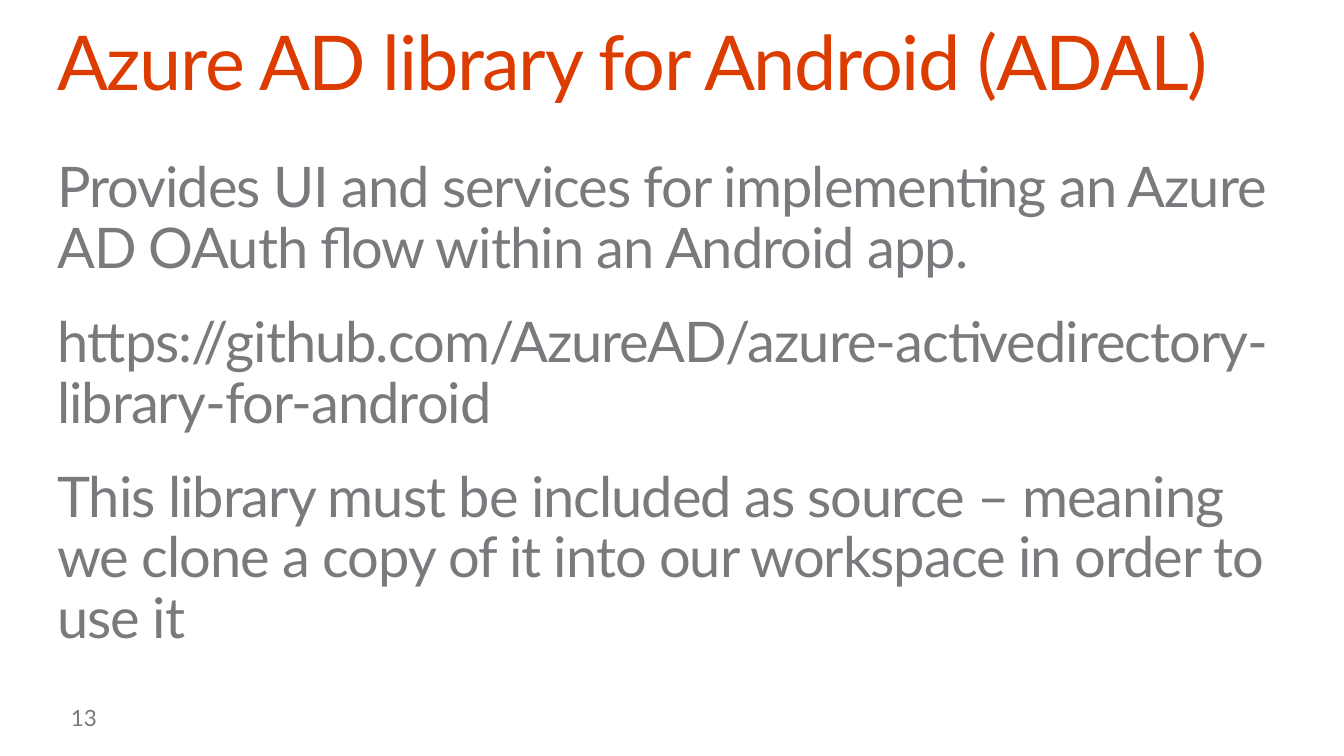
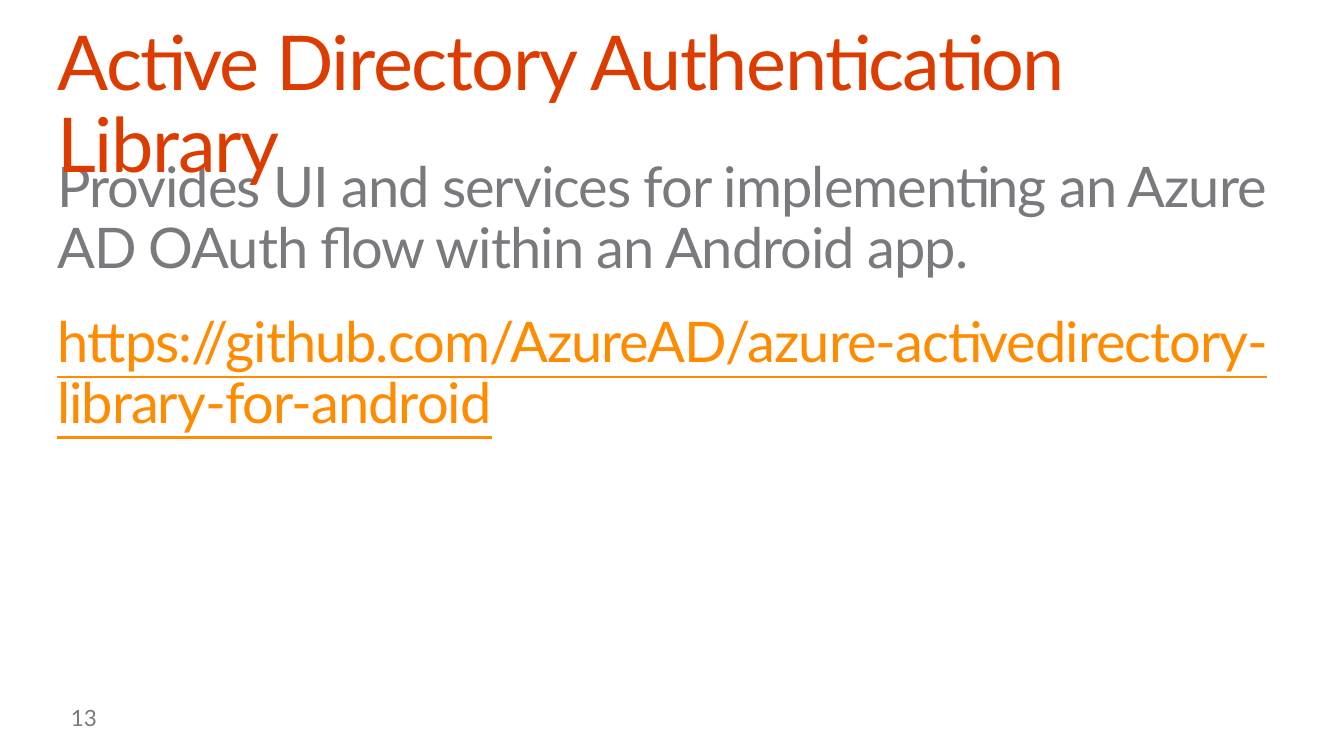
Before and after one commit to stinethebean/DevCampTraining, a slide deck: slide 13 of 06.Hook into SharePoint APIs with Android/06.Hook into SharePoint APIs with Android.pptx. Drawn at 1344x756 pixels with LibreOffice and Linux fonts; fonts in the diff are those of the drawing; background and template pictures are left out. Boxes give left, top, right and bottom in pixels: in the first picture for what was removed or moved away, otherwise in the second. Text is boxed around its words. In the diff, an @@ line names an element or a change of style, - is before the commit and + after.

```diff
--- a/06.Hook into SharePoint APIs with Android/06.Hook into SharePoint APIs with Android.pptx
+++ b/06.Hook into SharePoint APIs with Android/06.Hook into SharePoint APIs with Android.pptx
@@ title at [57, 34, 1065, 186]: text changed @@
-Azure AD library for Android (ADAL)
+Active Directory Authentication Library
@@ text at [57, 320, 1268, 433]: text colour #797A7D to #FF8C00, underline on in "https://github.com/AzureAD/azure-activedirectory-library-for ..." @@
@@ text at [57, 476, 1265, 639]: paragraph removed @@
-This library must be included as source – meaning we clone a copy of it into our workspace in order to use it
```
Also in this commit, not shown: 10 other slides changed, 2 slides added, 1 slide removed.
